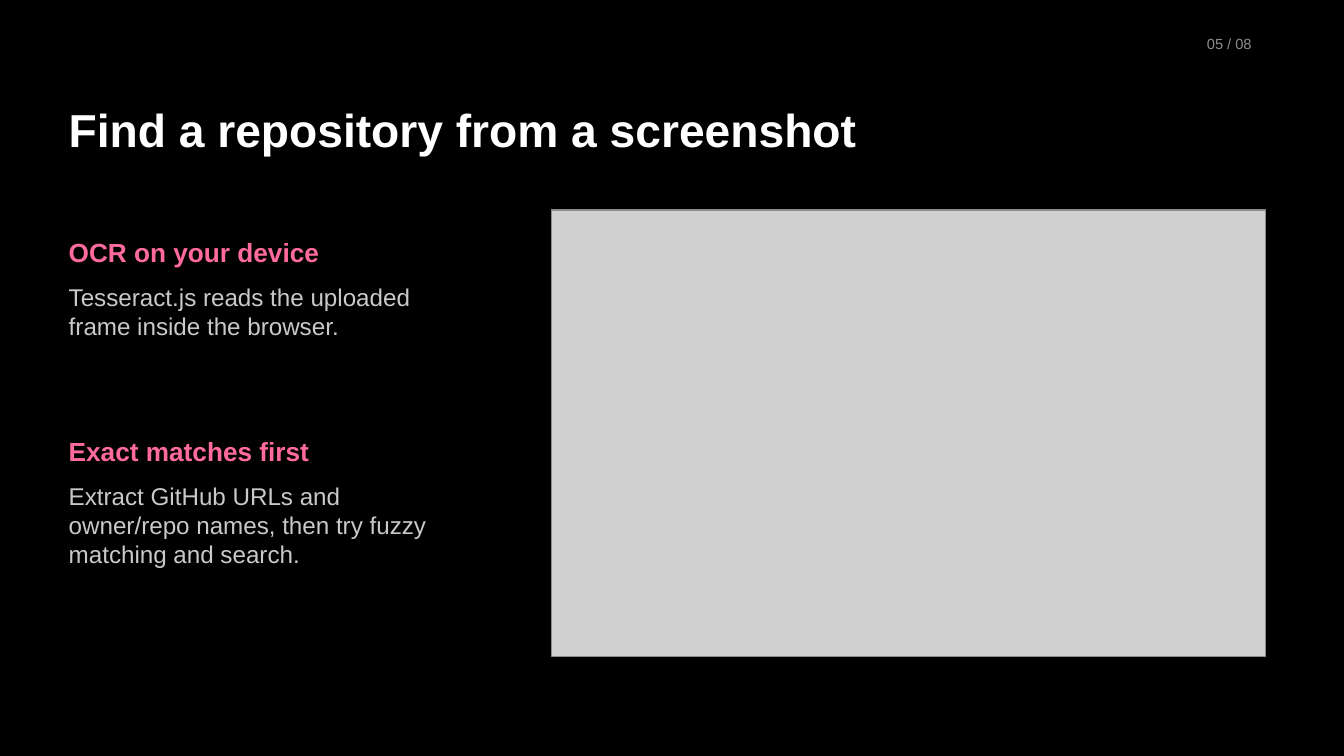
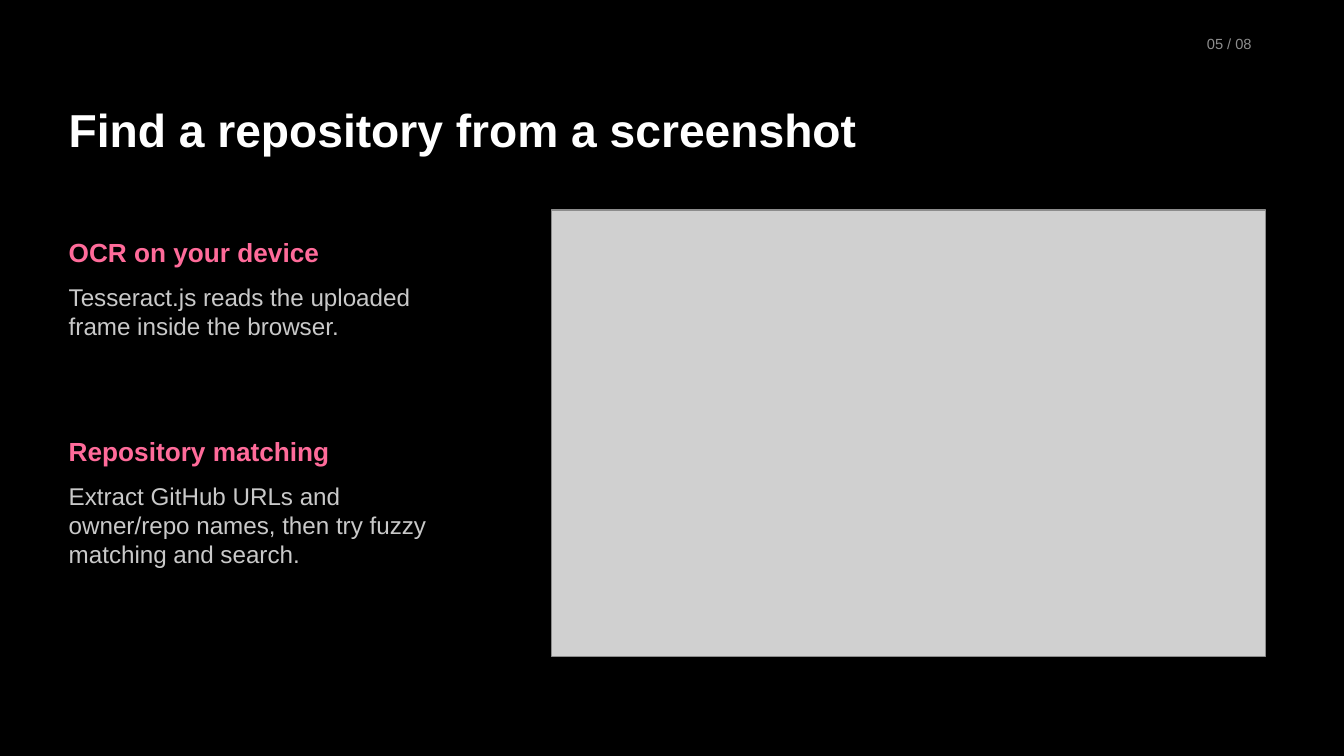
Before and after one commit to adityamalviya04692/Portfolio, a slide deck: slide 5 of public/documents/reporeel-case-study.pptx. Drawn at 1344x756 pixels with LibreOffice and Linux fonts; fonts in the diff are those of the drawing; grey boxes stand for pictures. Boxes give left, top, right and bottom in pixels: in the first picture for what was removed or moved away, otherwise in the second. Text is boxed around its words. In the diff, an @@ line names an element or a change of style, - is before the commit and + after.

Commit message:
Clarify repository matching heading in case study

```diff
--- a/public/documents/reporeel-case-study.pptx
+++ b/public/documents/reporeel-case-study.pptx
@@ text at (x1=69, y1=442, x2=329, y2=467): text changed @@
-Exact matches first
+Repository matching
```
Also in this commit, not shown: 1 other file.
